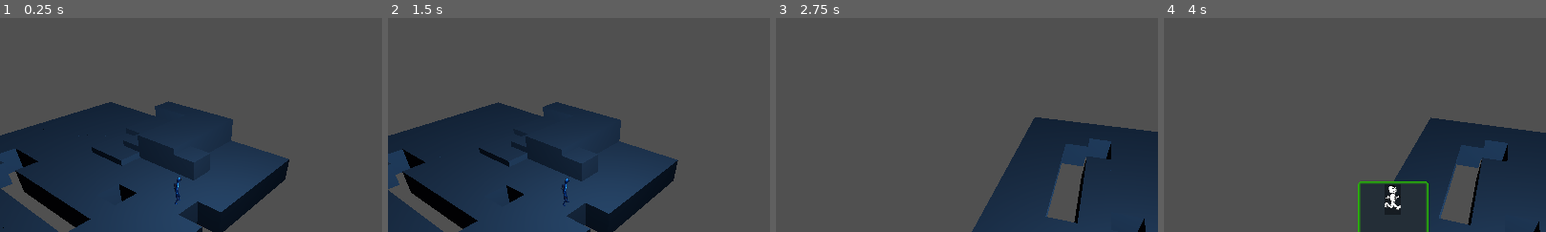
Above: before the commit, frames 1-4 (left to right).
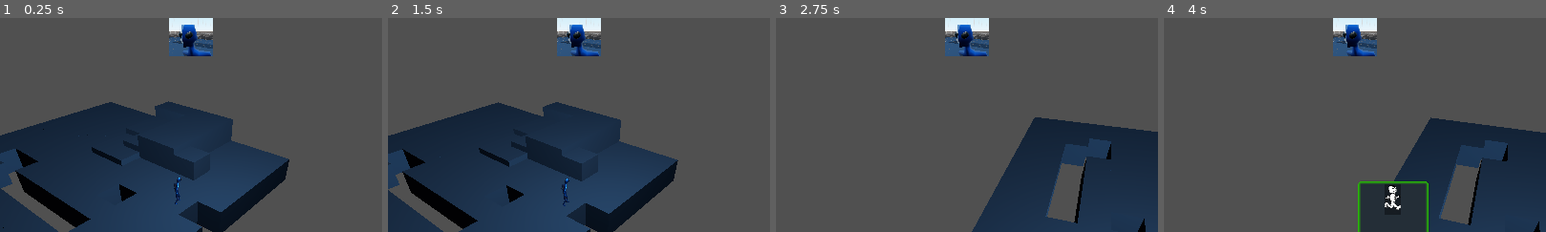
Above: after the commit, the same moments.

Repository: richardbonneau/space-rogue
Game: Godot game, scene res://Main/Main.tscn
The game is run twice, just before and just after one commit, with the same random seed, the same clock (stepped at 60 frames per second) and the same inputs. The engine's default icon, where the game draws it, is replaced by a stand-in: a white triangle on a blue panel in a dark square.
Inputs (mouse positions are % of the whole screen's width and height, from its top left):
- Up to frame 1 (0.25 s): no input
- Up to frame 2 (1.5 s): tap Enter at 0.5 s; drag from (9, 88) to (60, 28) at 0.52 s; drag from (14, 88) to (45, 70) at 1.27 s
- Up to frame 3 (2.75 s): move the mouse to (23, 88) at 2.02 s; hold D (right) from 2.03 s (still down); hold Q (q) from 2.03 s (still down); click (23, 88) at 2.17 s; tap E (e) at 2.3 s
- Up to frame 4 (4 s): release D (right) at 2.75 s; release Q (q) at 2.75 s; drag from (32, 88) to (20, 35) at 2.77 s; drag from (36, 88) to (55, 50) at 3.52 s
The pictures show only the part of the screen within x 25-75%, y 0-50%; the shares and areas given below are measured in that part.

The runs differ from the first frame. In frame 1, 2.0% of the frame differs, in the area x 44-56%, y 0-18%; in frame 2, 2.0%; in frame 3, 2.0%; in frame 4, 2.0%.

Commit message:
player turn portrait loads dynamically

Diff:
--- a/Entities/Scripts/Entity.gd
+++ b/Entities/Scripts/Entity.gd
@@ -1,6 +1,7 @@
 extends Spatial
 
 onready var game_board = self.get_owner()
+onready var main = self.get_owner().get_owner()
 
 export(String,"Enemy", "Player") var type
 var current_tile
@@ -17,6 +18,7 @@
 		self.add_child(animation_player_instance)
 
 		game_board.active_entity = self
+		main.get_node("TurnOrder").add_entity_to_list("Player")
 
 func get_current_tile():
 	if $CurrentTile.is_colliding():
--- a/Level/Scripts/Pathfinder.gd
+++ b/Level/Scripts/Pathfinder.gd
@@ -1,23 +1,19 @@
 extends Node
 
-onready var game_board = get_owner()
 
-var movement_stop_thresold: float = 0.1
+
+
 var destination_tile
 var path
 var last_entity_rotation
+var entity_origin
+var destination_origin
 
-
-#onready
-var entity_origin
-# = moving_entity.get_global_transform().origin
-#onready
-var destination_origin
-# = moving_entity.get_global_transform().origin
-
+onready var game_board = get_owner()
 onready var entity_is_moving: bool = false
 onready var path_index = 0
 onready var camera = self.get_parent().get_node("CameraHolder").get_child(0)
+onready var movement_stop_thresold: float = 0.1
 
 func _process(delta):
 	if entity_is_moving: move_entity(delta)
--- a/Main/Main.tscn
+++ b/Main/Main.tscn
@@ -14,6 +14,8 @@
 [node name="Hand" parent="." instance=ExtResource( 2 )]
 
 [node name="TurnOrder" parent="." instance=ExtResource( 5 )]
+active_entity_size = 60
+inactive_entities_size = 80
 
 [node name="AddCardDebug" parent="." instance=ExtResource( 4 )]
 visible = false
--- a/UI/Scripts/TurnOrder.gd
+++ b/UI/Scripts/TurnOrder.gd
@@ -4,10 +4,18 @@
 export var inactive_entities_size = 80
 
 
+
 # Called when the node enters the scene tree for the first time.
 func _ready():
 	change_boxes_size()
 
+func add_entity_to_list(var type):
+	var portrait = load('res://UI/TurnOrderPortrait.tscn')
+	if type == "Player":
+		var portrait_instance = portrait.instance()
+		var image = load('res://Assets/Sprites/Alien.png')
+		portrait_instance.set_texture(image)
+		self.add_child(portrait_instance)
 
 func change_boxes_size():
 	var entities_on_game_board = self.get_children()
--- a/UI/TurnOrderPortrait.tscn
+++ b/UI/TurnOrderPortrait.tscn
@@ -10,3 +10,6 @@
 texture = ExtResource( 1 )
 expand = true
 stretch_mode = 5
+__meta__ = {
+"_edit_use_anchors_": false
+}
Not shown, changed: Assets/Sprites/Alien.PNG.import
Not shown, changed: Assets/Sprites/scientist.PNG.import
